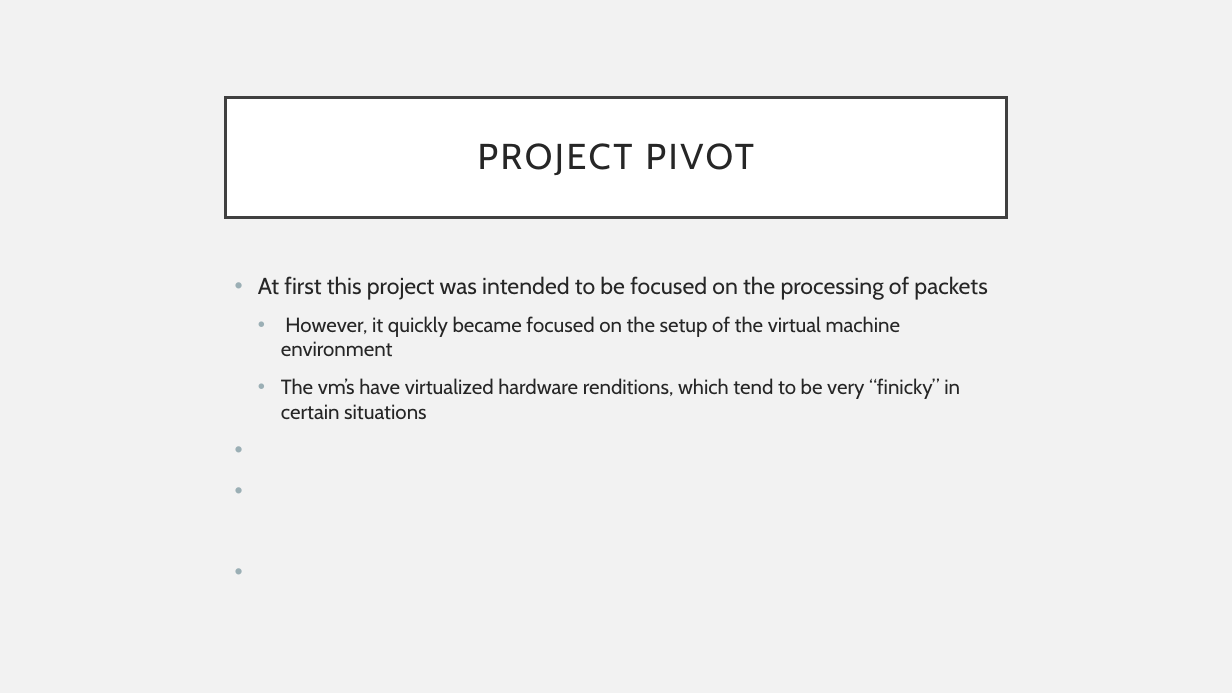
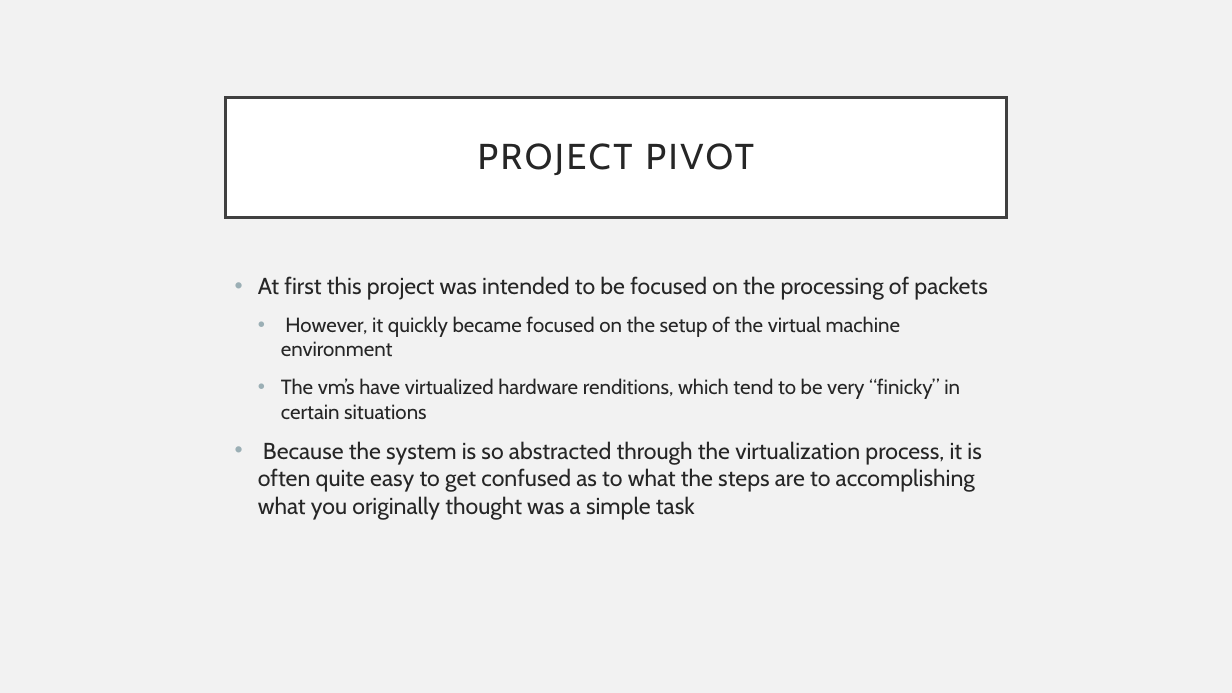
Before and after one commit to Rba12394/NetworksProject, a slide deck: slide 6 of final project.pptx. Drawn at 1232x693 pixels with LibreOffice and Linux fonts; fonts in the diff are those of the drawing. Boxes give left, top, right and bottom in pixels: in the first picture for what was removed or moved away, otherwise in the second. Text is boxed around its words. In the diff, an @@ line names an element or a change of style, - is before the commit and + after.

Commit message:
updated final project

```diff
--- a/final project.pptx
+++ b/final project.pptx
@@ text at [258,441,981,520]: paragraph added @@
+• Because the system is so abstracted through the virtualization process, it is often quite easy to get confused as to what the steps are to accomplishing what you originally thought was a simple task
```
Also in this commit, not shown: 4 other slides changed.
